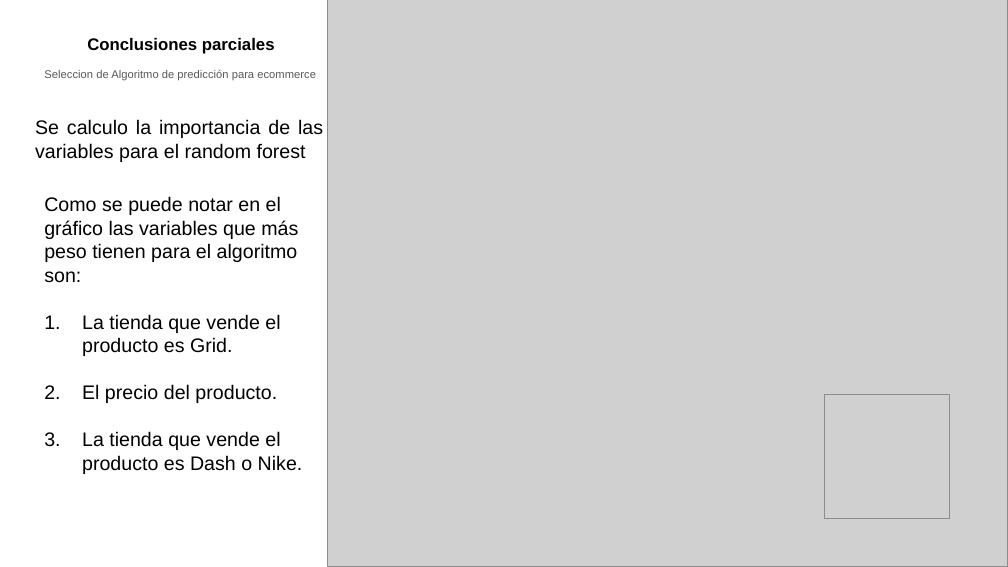
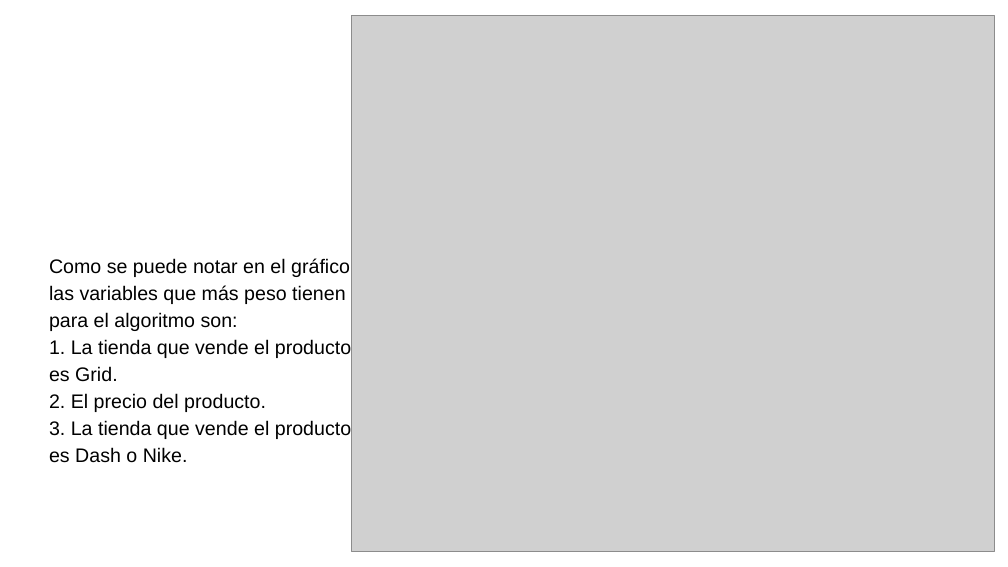
Before and after one commit to eliasguillermo/ds-ecommerce, a slide deck: slide 21 of PROYECTO FINAL - PRESENTANCION GERENCIAL.pptx. Drawn at 1008x567 pixels with LibreOffice and Linux fonts; fonts in the diff are those of the drawing; grey boxes stand for pictures. Boxes give left, top, right and bottom in pixels: in the first picture for what was removed or moved away, otherwise in the second. Text is boxed around its words. In the diff, an @@ line names an element or a change of style, - is before the commit and + after.

```diff
--- a/PROYECTO FINAL - PRESENTANCION GERENCIAL.pptx
+++ b/PROYECTO FINAL - PRESENTANCION GERENCIAL.pptx
@@ picture: place and size @@
-picture at [328,0,1008,566]
+picture at [352,15,995,551]
@@ title removed at [87,38,275,54] @@
-Conclusiones parciales
@@ subtitle removed at [44,70,316,80] @@
-Seleccion de Algoritmo de predicción para ecommerce
@@ text removed at [35,119,323,162] @@
-Se calculo la importancia de las variables para el random forest
@@ text "Como se puede notar en ...": place and size @@
-text "Como se puede notar en ..." at [44,196,303,474]
+text "Como se puede notar en ..." at [49,258,351,463]
@@ text at [49,258,350,331]: line spacing 1 to 1.15 @@
@@ text at [49,339,351,463]: text changed @@
-1. La tienda que vende el producto es Grid.
-2. El precio del producto.
-3. La tienda que vende el producto es Dash o Nike.
+1. La tienda que vende el producto es Grid.
+2. El precio del producto.
+3. La tienda que vende el producto es Dash o Nike.
@@ picture removed at [825,394,950,519] @@
```
Also in this commit, not shown: 11 other slides changed, 9 slides added, 10 slides removed.
